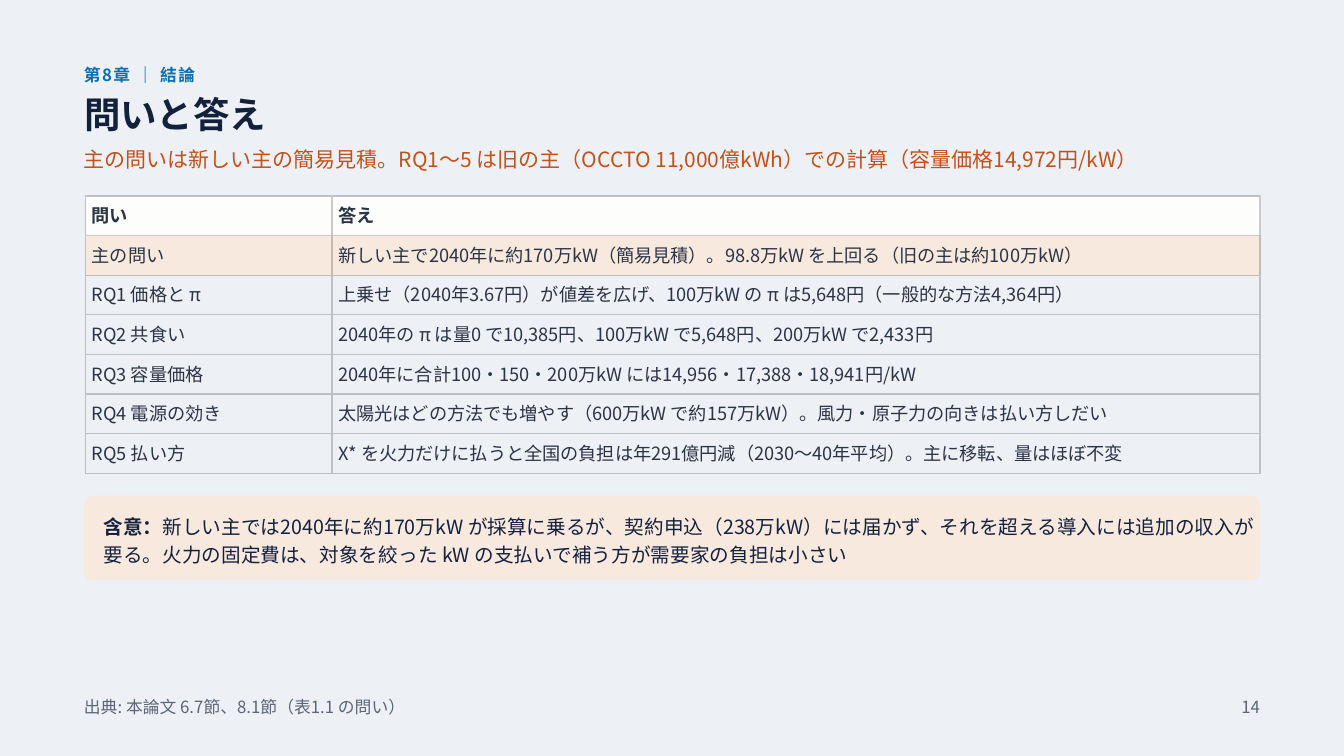
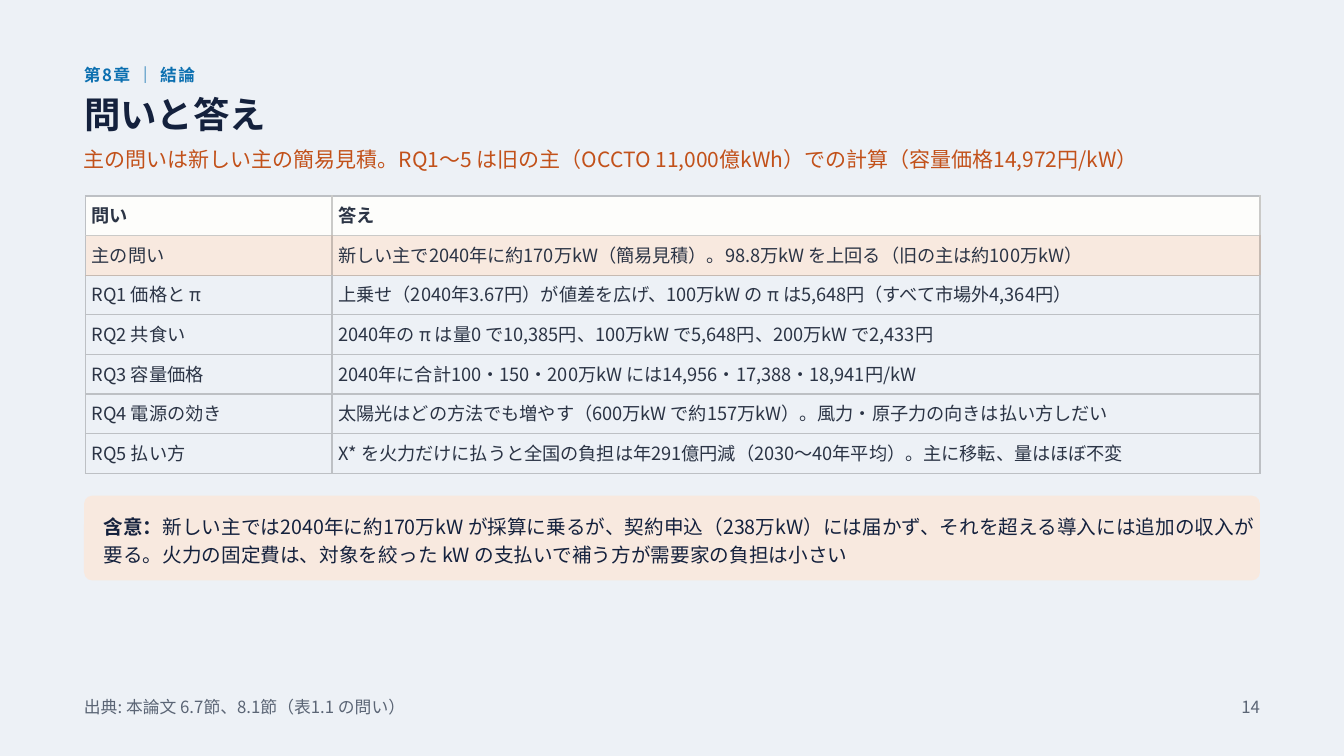
Before and after one commit to dikbb69/work, a slide deck: slide 14 of thesis/slides/20261103_progress/修論の内容と構成（進捗報告11_3）_新しい主_簡易見積.pptx. Drawn at 1344x756 pixels with LibreOffice and Linux fonts; fonts in the diff are those of the drawing. Boxes give left, top, right and bottom in pixels: in the first picture for what was removed or moved away, otherwise in the second. Text is boxed around its words. In the diff, an @@ line names an element or a change of style, - is before the commit and + after.

```diff
--- a/thesis/slides/20261103_progress/修論の内容と構成（進捗報告11_3）_新しい主_簡易見積.pptx
+++ b/thesis/slides/20261103_progress/修論の内容と構成（進捗報告11_3）_新しい主_簡易見積.pptx
@@ table at (86, 196, 1261, 473) @@
-row 3, column 2: 上乗せ（2040年3.67円）が値差を広げ、100万kW の π は5,648円（一般的な方法4,364円）
+row 3, column 2: 上乗せ（2040年3.67円）が値差を広げ、100万kW の π は5,648円（すべて市場外4,364円）
```
Also in this commit, not shown: 6 other slides changed, 1 other file.
